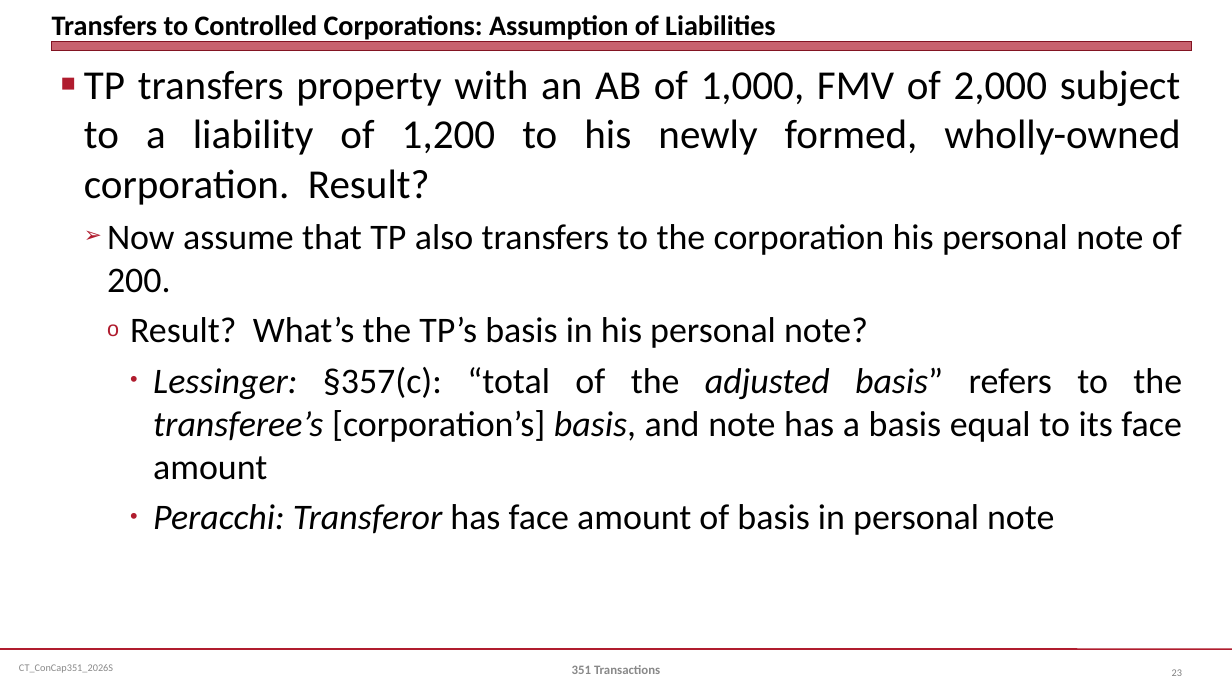
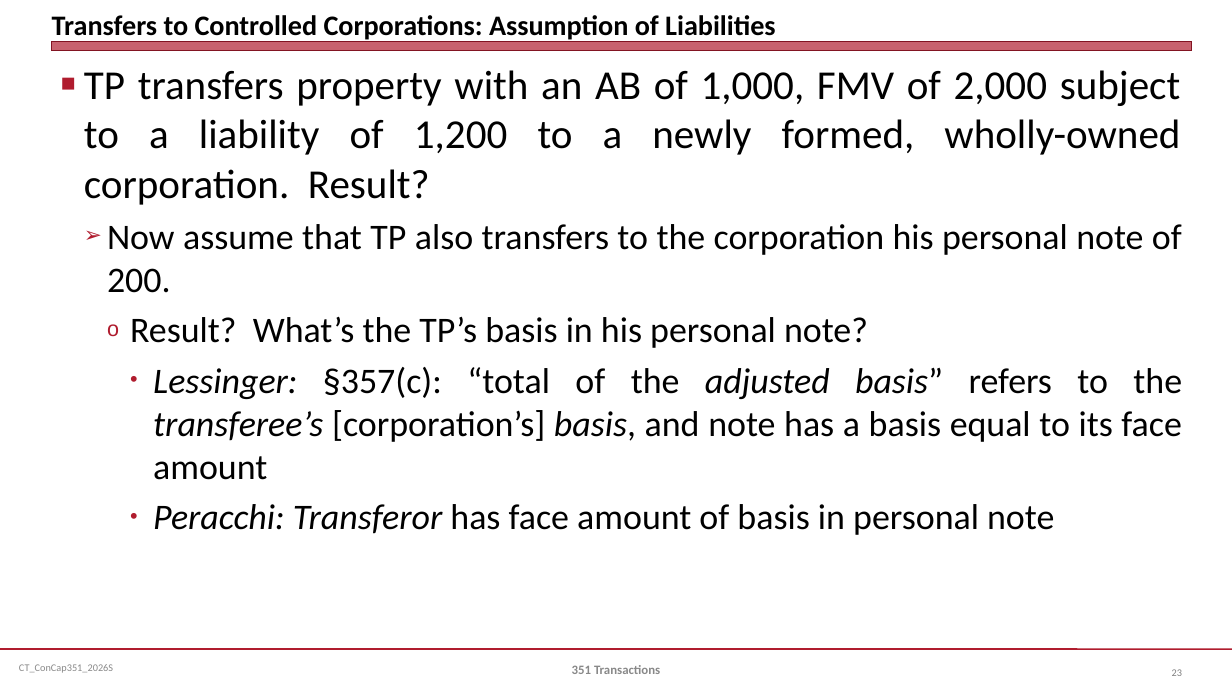
Before and after one commit to jmc877/Corporate-Tax, a slide deck: slide 23 of slides/CT_ConCap351_2026S.pptx. Drawn at 1232x693 pixels with LibreOffice and Linux fonts; fonts in the diff are those of the drawing. Boxes give left, top, right and bottom in pixels: in the first picture for what was removed or moved away, otherwise in the second. Text is boxed around its words. In the diff, an @@ line names an element or a change of style, - is before the commit and + after.

```diff
--- a/slides/CT_ConCap351_2026S.pptx
+++ b/slides/CT_ConCap351_2026S.pptx
@@ text at [84, 70, 1180, 205]: text changed @@
-■ TP transfers property with an AB of 1,000, FMV of 2,000 subject to a liability of 1,200 to his newly formed, wholly-owned corporation. Result?
+■ TP transfers property with an AB of 1,000, FMV of 2,000 subject to a liability of 1,200 to a newly formed, wholly-owned corporation. Result?
```
Also in this commit, not shown: 8 other slides changed, 3 other files.
